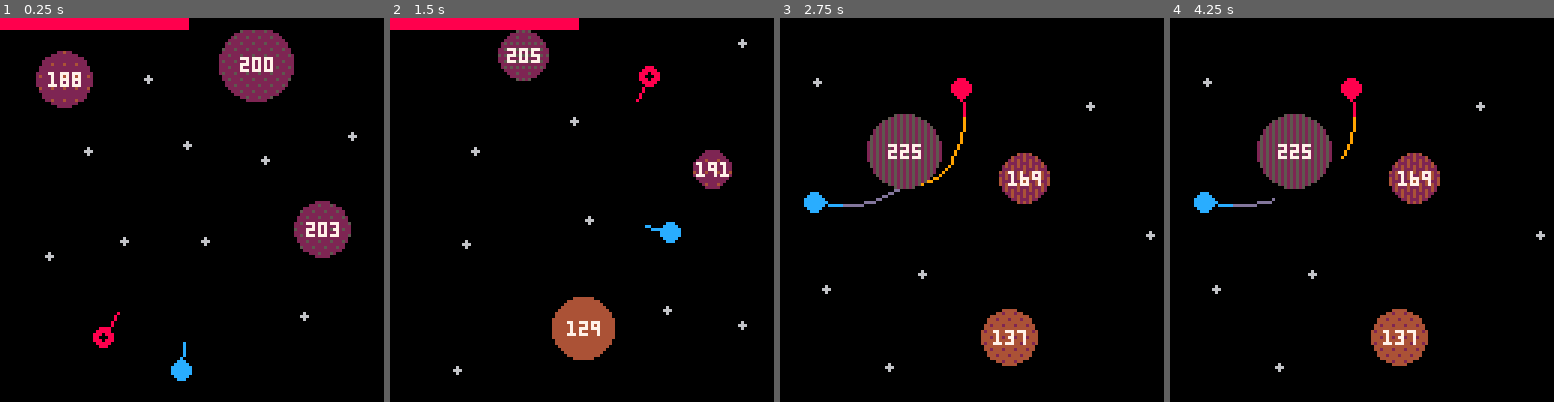
Above: before the commit, frames 1-4 (left to right).
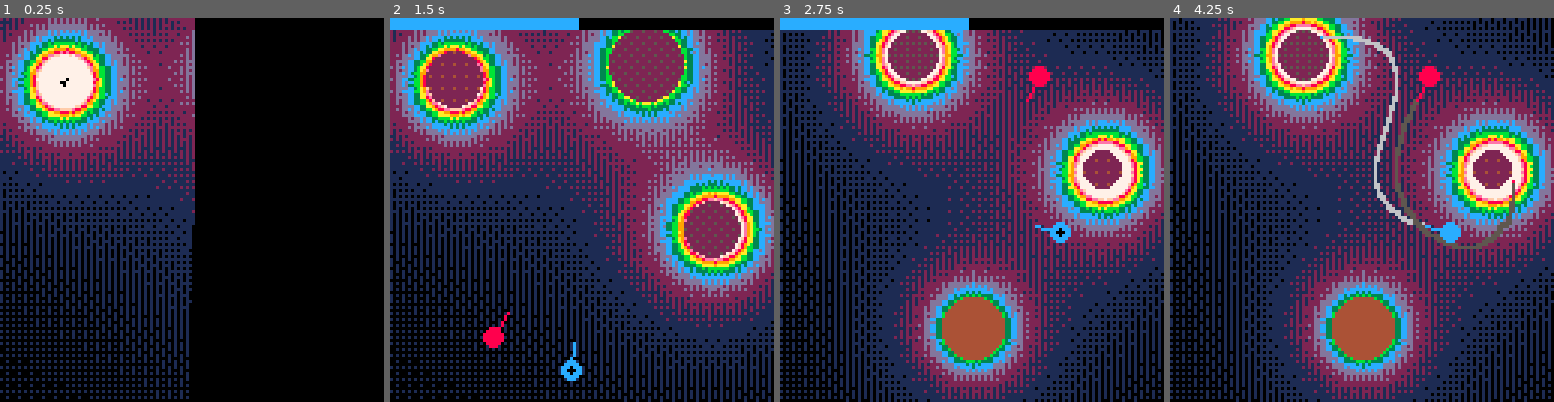
Above: after the commit, the same moments.

Repository: alxgnon/pico-8
Game: PICO-8 cartridge gravitywar.p8
Same seed, same stepped clock (60 frames per second), same inputs: the game is played once before the commit and once after it.
Inputs:
- Up to frame 1 (0.25 s): no input
- Up to frame 2 (1.5 s): tap X (X key) at 0.33, 1.07 s; tap O (Z key) at 0.7 s
- Up to frame 3 (2.75 s): hold Right 1.6-2.1 s; tap O (Z key) at 1.7, 2.1, 2.5 s; tap X (X key) at 1.85 s; hold Up 2.15-2.42 s; hold Right from 2.47 s (still down)
- Up to frame 4 (4.25 s): tap O (Z key) every 0.4 s from 2.9 to 4.1 s; tap X (X key) at 2.97, 4.08 s; release Right at 3.03 s; hold Left 3.08-3.58 s; hold Down 3.63-3.97 s; hold Right from 4.02 s (still down)

The runs differ from the first frame. In frame 1, 41% of the frame differs, in the area x 0-93%, y 0-100%; in frame 2, 80%; in frame 3, 84%; in frame 4, 85%, in the area x 0-100%, y 0-100%.

Commit message:
Gravity : Made thermal scale non-debug (also dithered) and changed shot appearance to blend less

Diff:
--- a/gravitywar.p8
+++ b/gravitywar.p8
@@ -66,14 +66,32 @@
 	draw_power(players[playing])
 end
 
+thermal_scale = {0,1,2,13,12,3,11,10,9,8,14,15,7}
+thermal_mult = 1.5
+
+function grav_color(i)
+	i = mid(i,1,#thermal_scale)
+	return thermal_scale[flr(i)]
+end
+
+function grav_dither(grav)
+	grav = grav
+	local i = flr(grav/4/16+1)
+	local j = flr(grav/4%16+1)
+	local col1 = grav_color(i)
+	local col2 = grav_color(i+1)
+
+	fillp(rylander_dither[j])
+	return col1 + (col2 * 0x10)
+end
+
 function show_gravity()
-	local thermal_scale = {0,1,2,13,12,3,11,10,9,8,14,15,7}
-
 	for i=0,127 do
 		for j=0,127 do
 			local grav = get_gravity_at(i, j)
-			local color_idx = mid(grav*15, 1, #thermal_scale)
-			pset(i,j,thermal_scale[flr(color_idx)])
+			local col = grav_dither(
+				grav*thermal_mult*#rylander_dither*#thermal_scale)
+			rectfill(i,j,i,j,col)
 		end
 	end
 end
@@ -117,11 +135,11 @@
 	end
 
 	if debug then
-		show_gravity()
-	else
 		for p in all(points) do
 			circfill(p.x, p.y, 1, 6)
 		end
+	else
+		show_gravity()
 	end
 
 	dump_screen_to_map()
@@ -291,17 +309,17 @@
 
 function draw_planets()
 	for a in all(planets) do
-		if a.mass < 1 then
-			local col = dither(-a.mass)
-			fillp(0)
-			circ(a.x, a.y, a.r, col)
-			print(a.mass,a.x-8,a.y-2,7)
-			return
-		end
+		--if a.mass < 1 then
+		--	local col = dither(-a.mass)
+		--	fillp(0)
+		--	circ(a.x, a.y, a.r, col)
+		--	print(a.mass,a.x-8,a.y-2,7)
+		--	return
+		--end
 
 		local col = dither(a.mass)
 		circfill(a.x, a.y, a.r, col)
-		draw_label(a)
+		--draw_label(a)
 	end
 	fillp(0)
 end
@@ -332,6 +350,11 @@
 
 shot_speed = 0.5
 expl_radius = 15
+shot_colors = {}
+shot_colors[8] = 5
+shot_colors[12] = 6
+--shot_colors[8] = 9
+--shot_colors[12] = 13
 
 function shoot(pl)
 	return shot(
@@ -450,7 +473,10 @@
 		local x, y = a.x, a.y
 
 		if a.expl == 0 then
-			line(a.ox,a.oy,x,y,a.col+1)
+			local col = shot_colors[a.col]
+			--rect(a.ox,a.oy,x,y,0)
+			rectfill(a.ox,a.oy,x,y,col)
+			pset(a.x,a.y,a.col)
 
 			local size =
 				sqrt(sqr(a.dx)+sqr(a.dy))
Not shown, changed: the thumbnail (__label__) section of gravitywar.p8
